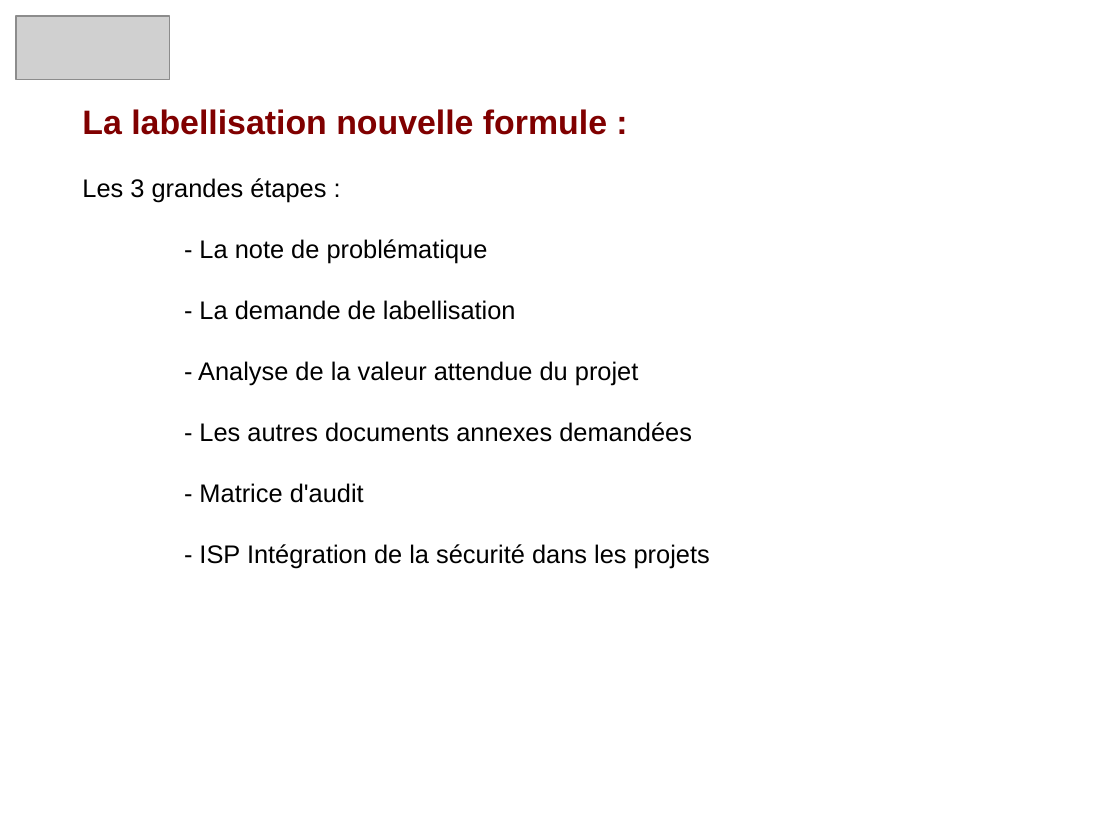
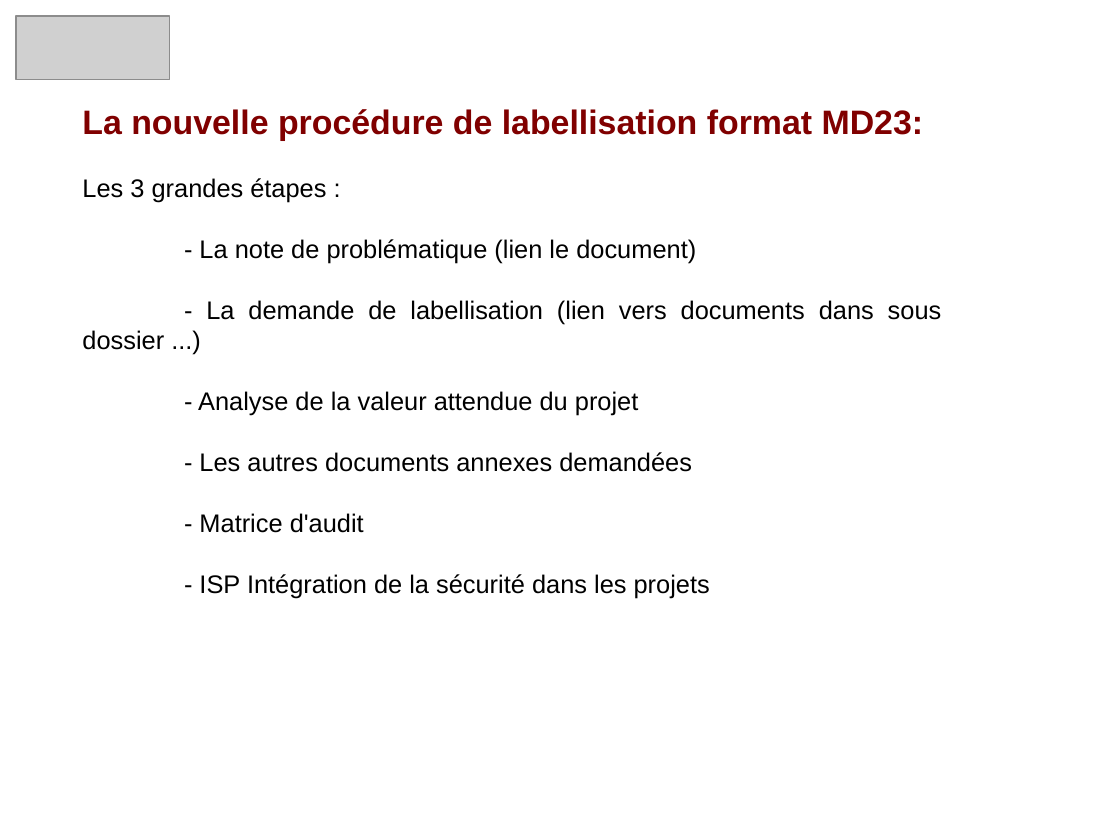
Before and after one commit to heylve/current, a slide deck: slide 9 of Rencontre_devs/pres_labellisation_10_2017.odp (slide 1 before the commit). Drawn at 1120x840 pixels with LibreOffice and Linux fonts; fonts in the diff are those of the drawing; grey boxes stand for pictures. Boxes give left, top, right and bottom in pixels: in the first picture for what was removed or moved away, otherwise in the second. Text is boxed around its words. In the diff, an @@ line names an element or a change of style, - is before the commit and + after.

```diff
--- a/Rencontre_devs/pres_labellisation_10_2017.odp
+++ b/Rencontre_devs/pres_labellisation_10_2017.odp
@@ text at bbox=[82, 109, 924, 141]: text changed @@
-La labellisation nouvelle formule :
+La nouvelle procédure de labellisation format MD23:
@@ text at bbox=[82, 239, 942, 350]: text changed @@
-- La note de problématique
-- La demande de labellisation
+- La note de problématique (lien le document)
+- La demande de labellisation (lien vers documents dans sous dossier ...)
```
Also in this commit, not shown: 2 other slides changed, 9 slides added, 3 slides removed, 2 other files.
